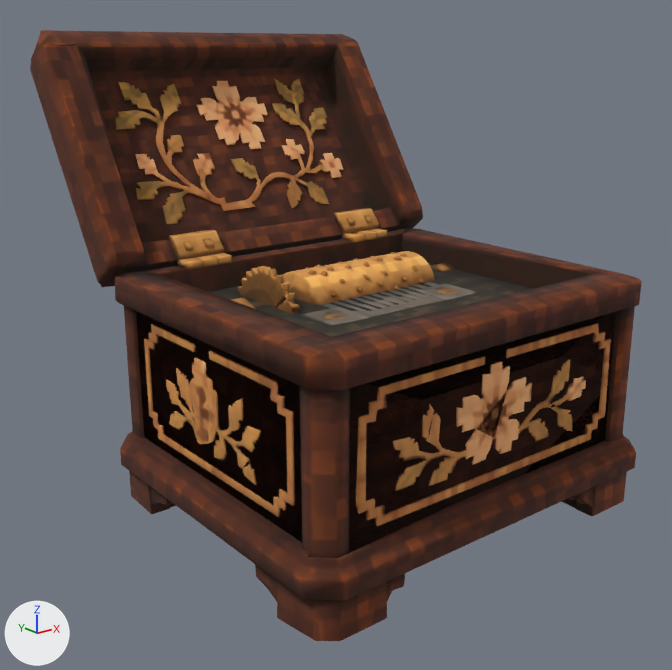
What one commit did to the glTF model assets/items/music_box_parts.glb.
One viewpoint serves both versions: a 50 mm camera at (-1.173, -1.378, 0.408) aimed at (-0.071, 0.0, -0.143). The lights are fixed; the arrows at lower left show +X, +Y and +Z. The first picture is the older version. Vertices at exactly the same position are counted once.

In view in the first picture: 'Body', 'Lid'.
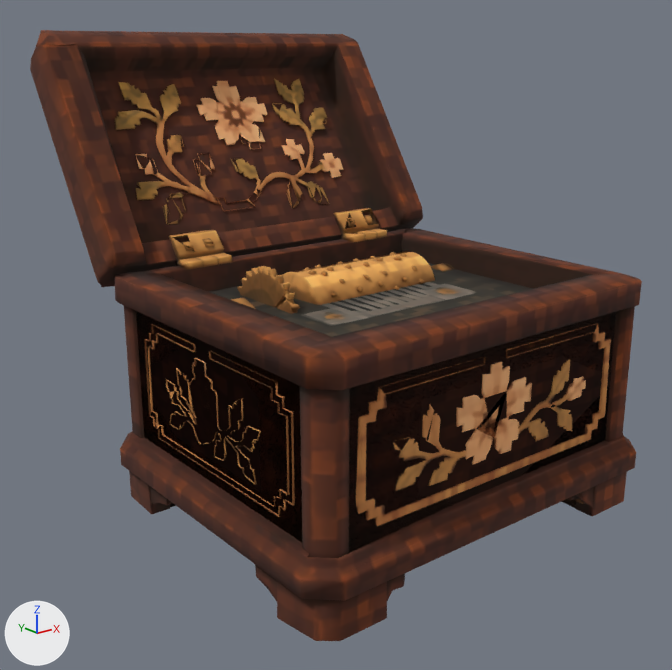
Where the newer file only moved an object's origin or applied its transform, the numbers keep the older frame.

What changed in the scene script:
```text
Change me_geometry_0:
    used by ob_body; location = (0.0, 0.0, 0.0)
    remove me_geometry_0.from_pydata(...)  # 5790 vertices, 9944 faces; spans x -0.479..0.479, y -0.474..0.227, z -0.432..0.069
    add me_geometry_0.from_pydata(...)  # 5770 vertices, 9517 faces; spans x -0.479..0.479, y -0.474..0.227, z -0.432..0.069
    me_geometry_0 part 1
    20 vertices are removed from x -0.446..0.257, y -0.415..0.135, z -0.427..-0.063
    423 faces are deleted
    other edits to the shape of me_geometry_0 do not show in these pictures
Change me_geometry_0_001:
    used by ob_lid; location = (-0.057, 0.157, 0.023)
    remove me_geometry_0_001.from_pydata(...)  # 1632 vertices, 2487 faces; spans x -0.415..0.363, y -0.019..0.318, z -0.065..0.408
    add me_geometry_0_001.from_pydata(...)  # 1632 vertices, 2400 faces; spans x -0.415..0.363, y -0.019..0.318, z -0.065..0.408
    me_geometry_0_001 part 2
    85 faces are deleted
    other edits to the shape of me_geometry_0_001 do not show in these pictures
```

Boxes (x1, y1, x2, y2) around the edits, measured in the pictures (672 x 670 px):
part 1 of me_geometry_0, deleted: before (144, 220, 598, 517)
part 2 of me_geometry_0_001, deleted: before (136, 127, 379, 251)
